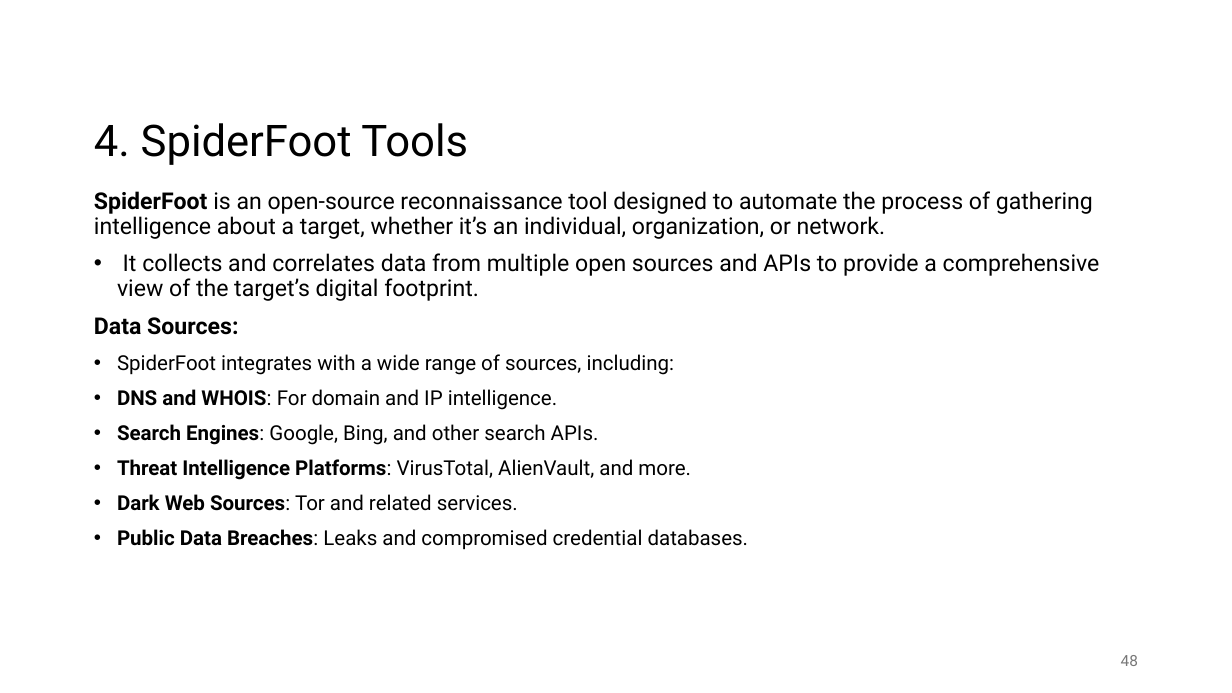
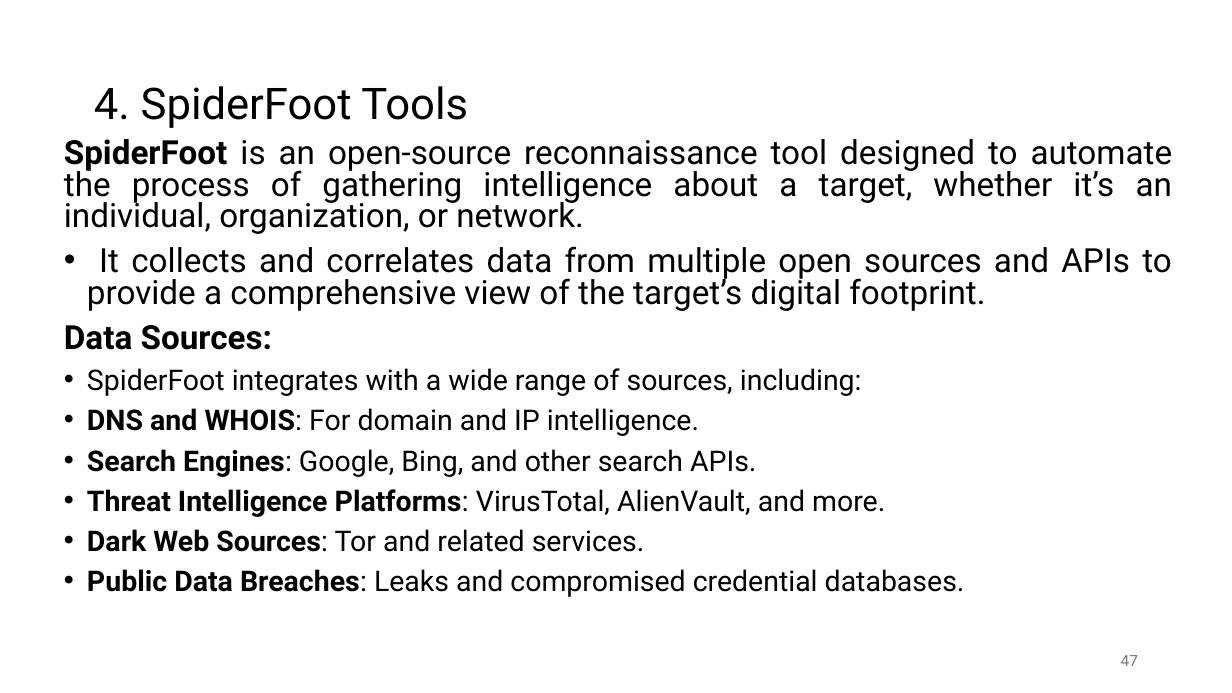
Before and after one commit to shakiliitju/M.Sc-in-ICT, a slide deck: slide 47 of Semester 2/Applied Cyber Security/Lecture/L3.pptx (slide 48 before the commit). Drawn at 1232x693 pixels with LibreOffice and Linux fonts; fonts in the diff are those of the drawing. Boxes give left, top, right and bottom in pixels: in the first picture for what was removed or moved away, otherwise in the second. Text is boxed around its words. In the diff, an @@ line names an element or a change of style, - is before the commit and + after.

```diff
--- a/Semester 2/Applied Cyber Security/Lecture/L3.pptx
+++ b/Semester 2/Applied Cyber Security/Lecture/L3.pptx
@@ title "4. SpiderFoot Tools": place and size @@
-title "4. SpiderFoot Tools" at [94, 123, 468, 165]
+title "4. SpiderFoot Tools" at [94, 86, 468, 128]
@@ text "SpiderFoot is an open-source reconnaissance ...": place and size @@
-text "SpiderFoot is an open-source reconnaissance ..." at [94, 191, 1100, 550]
+text "SpiderFoot is an open-source reconnaissance ..." at [64, 139, 1173, 597]
@@ text "SpiderFoot is an open-source reconnaissance ..." at [64, 139, 1173, 597]: size 18 to 25.9 pt in "SpiderFoot is an open-source reconnaissance tool designed ...", "It collects and correlates data from multiple ...", "Data Sources:"; size 16 to 22.2 pt in "SpiderFoot integrates with a wide range of ...", "DNS and WHOIS: For domain and IP ...", "Search Engines: Google, Bing, and other search ...", "Threat Intelligence Platforms: VirusTotal, AlienVault, and m ..." and 2 more places; alignment left to justified; line spacing 0.9 to 0.8 @@
@@ page number at [1121, 655, 1138, 666]: text changed @@
-48
+47
```
Also in this commit, not shown: 41 other slides changed, 2 slides removed.
